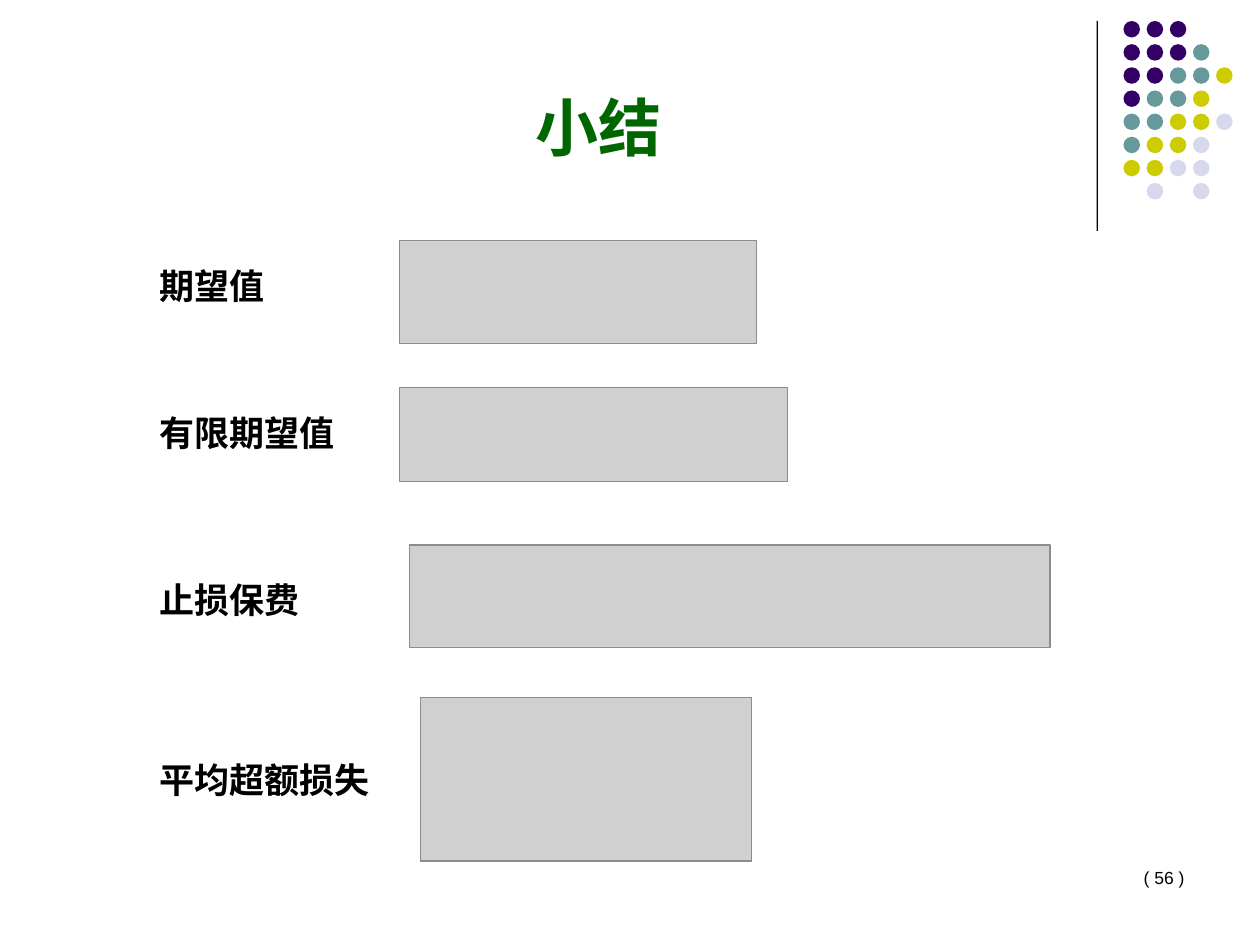
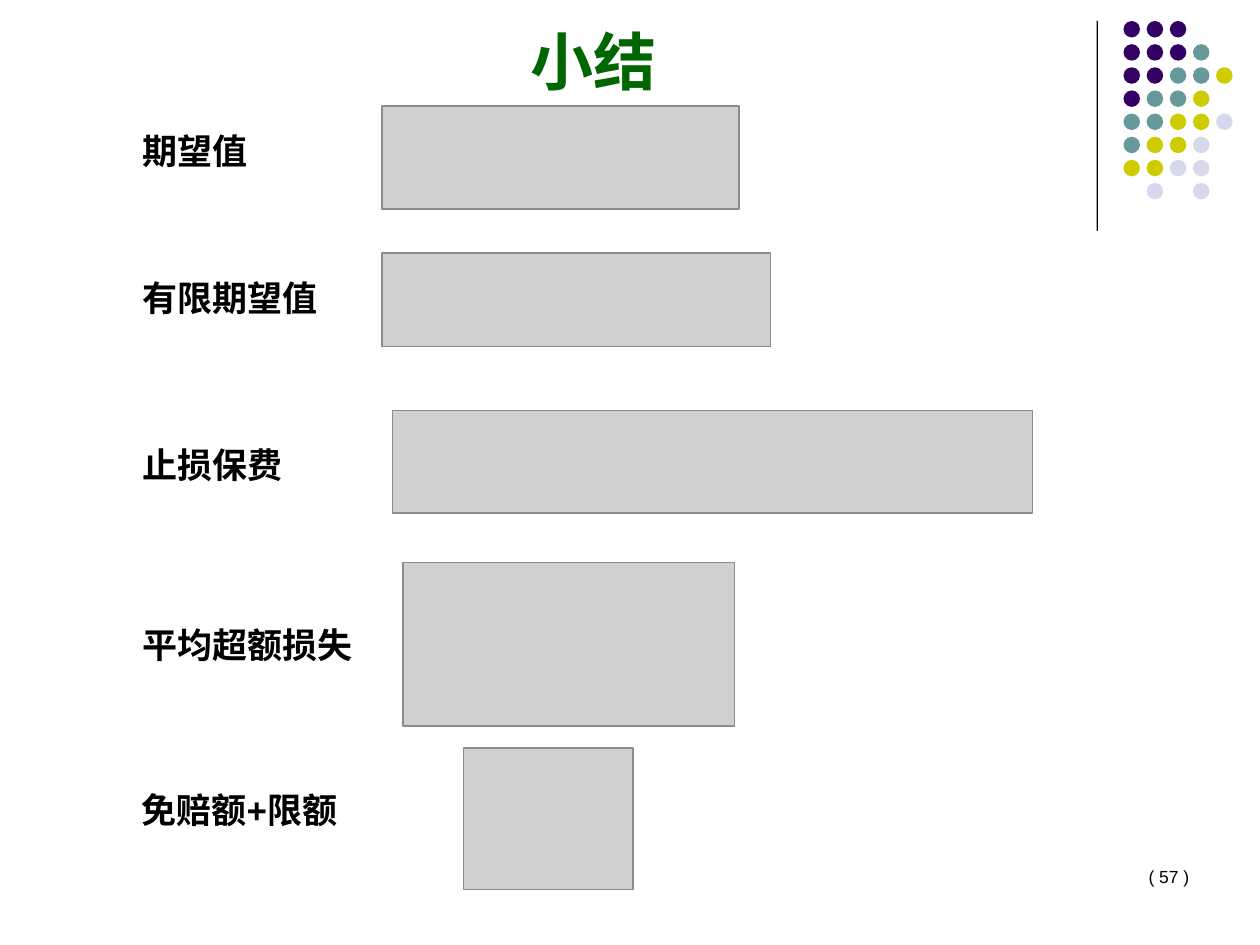
Before and after one commit to Francisor/Non-life-Insurance-Actuarial-Science, a slide deck: slide 57 of Lectures/Week 3 - 损失金额模型.pptx (slide 56 before the commit). Drawn at 1260x945 pixels with LibreOffice and Linux fonts; fonts in the diff are those of the drawing; grey boxes stand for pictures. Boxes give left, top, right and bottom in pixels: in the first picture for what was removed or moved away, otherwise in the second. Text is boxed around its words. In the diff, an @@ line names an element or a change of style, - is before the commit and + after.

```diff
--- a/Lectures/Week 3 - 损失金额模型.pptx
+++ b/Lectures/Week 3 - 损失金额模型.pptx
@@ title "小结": place and size @@
-title "小结" at (536,97,662,157)
+title "小结" at (530,31,656,91)
@@ picture added at (382,106,738,209) @@
@@ picture: place and size @@
-picture at (399,241,756,344)
+picture at (382,253,770,346)
@@ picture removed at (399,388,788,481) @@
@@ picture added at (392,411,1032,513) @@
@@ 4 texts: place and size @@
-4 texts at (160,269,370,796)
+4 texts at (142,134,352,661)
@@ picture added at (403,563,735,727) @@
@@ picture removed at (410,546,1050,648) @@
@@ picture removed at (421,697,752,861) @@
@@ picture added at (464,748,634,890) @@
@@ text added at (141,793,337,826), 20 pt, text #000000, bold @@
+免赔额+限额
@@ page number at (1159,871,1178,883): text changed @@
-( 56 )
+( 57 )
```
Also in this commit, not shown: 4 other slides changed, 2 slides added, 1 slide removed, 5 other files.
